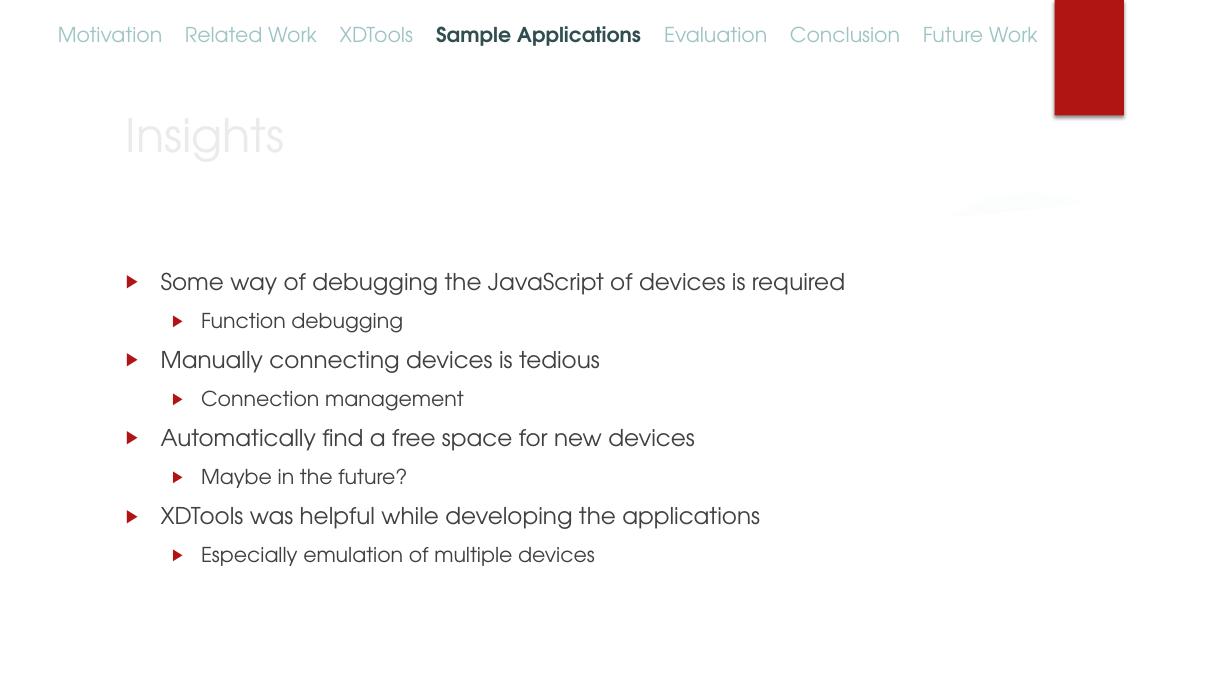
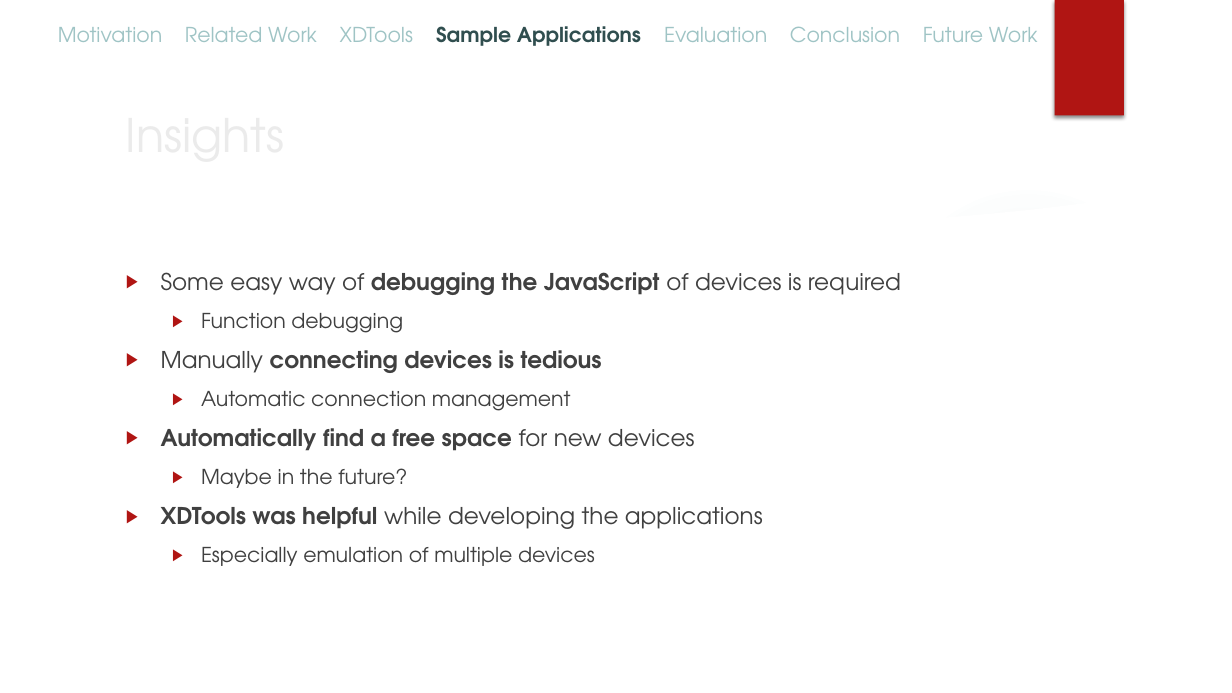
Before and after one commit to mhusm/XDTools, a slide deck: slide 16 of Presentations/Final/XDTools.pptx (slide 15 before the commit). Drawn at 1232x693 pixels with LibreOffice and Linux fonts; fonts in the diff are those of the drawing; background and template pictures are left out. Boxes give left, top, right and bottom in pixels: in the first picture for what was removed or moved away, otherwise in the second. Text is boxed around its words. In the diff, an @@ line names an element or a change of style, - is before the commit and + after.

```diff
--- a/Presentations/Final/XDTools.pptx
+++ b/Presentations/Final/XDTools.pptx
@@ text at bbox=[161, 272, 901, 295]: text changed @@
-▶ Some way of debugging the JavaScript of devices is required
+▶ Some easy way of debugging the JavaScript of devices is required
@@ text at bbox=[161, 350, 763, 529]: bold on in "connecting devices is tedious", "Automatically find a free space", "XDTools was helpful" @@
@@ text at bbox=[201, 391, 571, 411]: text changed @@
-  ▶ Connection management
+  ▶ Automatic connection management
```
Also in this commit, not shown: 16 other slides changed, 2 slides added.
